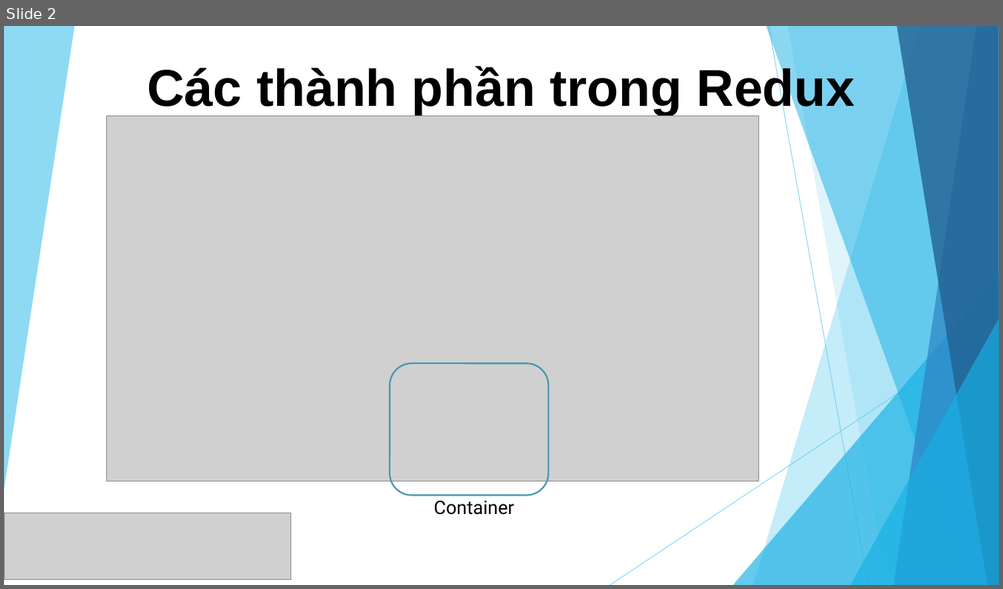
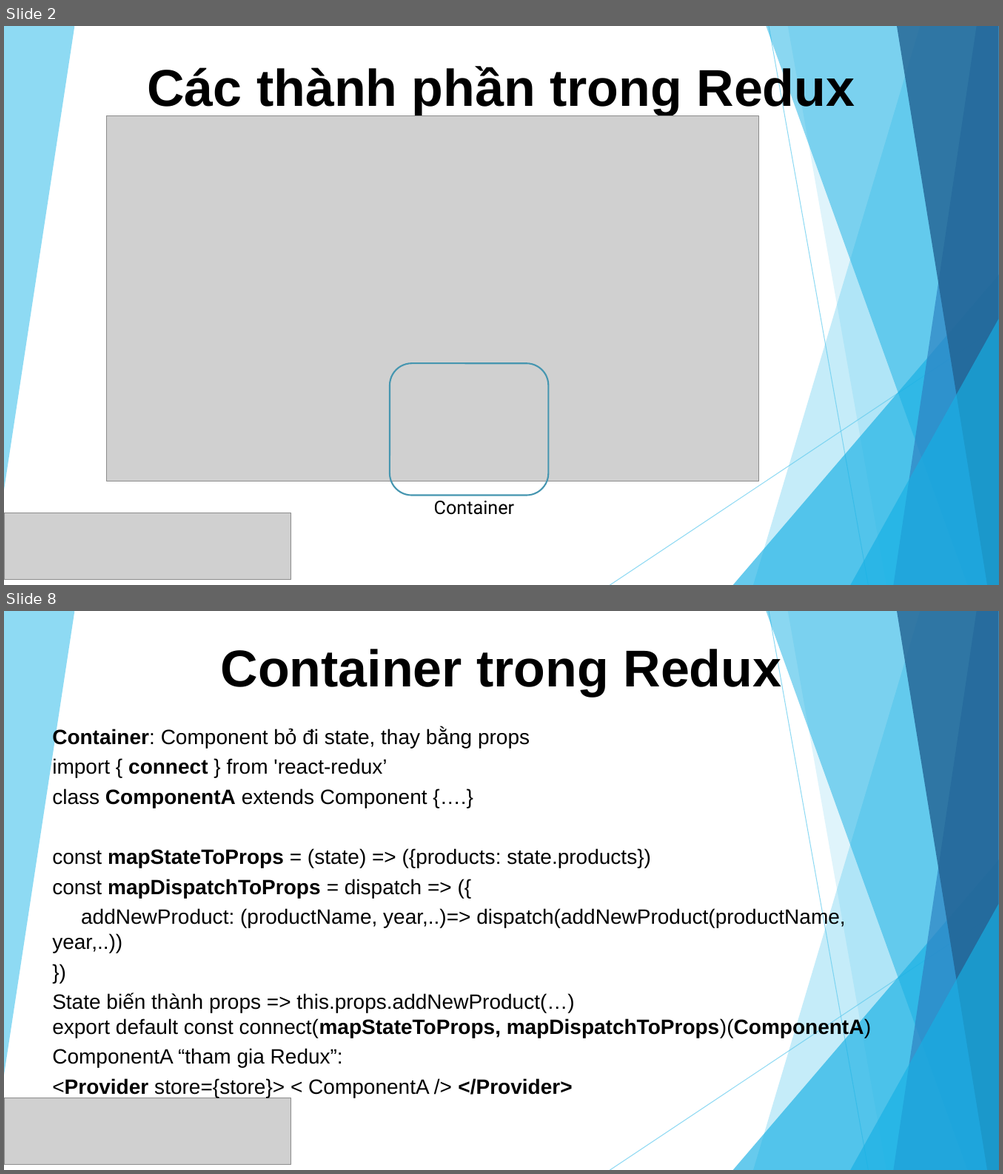
Before and after one commit to sunlight3d/CecomtechReactJST03-2019, a slide deck: Phần 5-Quản lý State với Redux.pptx. Shown one above the other, each under a label of ours: slide 2 before the commit, slides 2 and 8 after it; the slides between them are not shown. The pictures are 1003x589 and 1003x1174 pixels, drawn with LibreOffice and Linux fonts; fonts in the diff are those of the drawing; grey boxes stand for pictures. Boxes give left, top, right and bottom in pixels: in the first picture for what was removed or moved away, otherwise in the second. Text is boxed around its words. In the diff, an @@ line names an element or a change of style, - is before the commit and + after.

```diff
--- a/Phần 5-Quản lý State với Redux.pptx
+++ b/Phần 5-Quản lý State với Redux.pptx
@@ slide 8 added at box(4, 611, 999, 1170), background #FFFFFF; not listed: 10 template elements that a slide beside it also shows @@
@@ title added at box(221, 645, 782, 696), 50 pt, text #000000, bold @@
+Container trong Redux
@@ subtitle added at box(52, 728, 871, 1098), 20 pt, text #000000 @@
+Container: Component bỏ đi state, thay bằng props
+import { connect } from 'react-redux’
+class ComponentA extends Component {….}
+const mapStateToProps = (state) => ({products: state.products})
+const mapDispatchToProps = dispatch => ({
+addNewProduct: (productName, year,..)=> dispatch(addNewProduct(productName, year,..))
+})
+State biến thành props => this.props.addNewProduct(…)
+export default const connect(mapStateToProps, mapDispatchToProps)(ComponentA)
+ComponentA “tham gia Redux”:
+<Provider store={store}> < ComponentA /> </Provider>
@@ picture added at box(4, 1099, 291, 1165) @@
```
Also in this commit, not shown: 4 slides changed, 2 other slides added, 1 other file.
